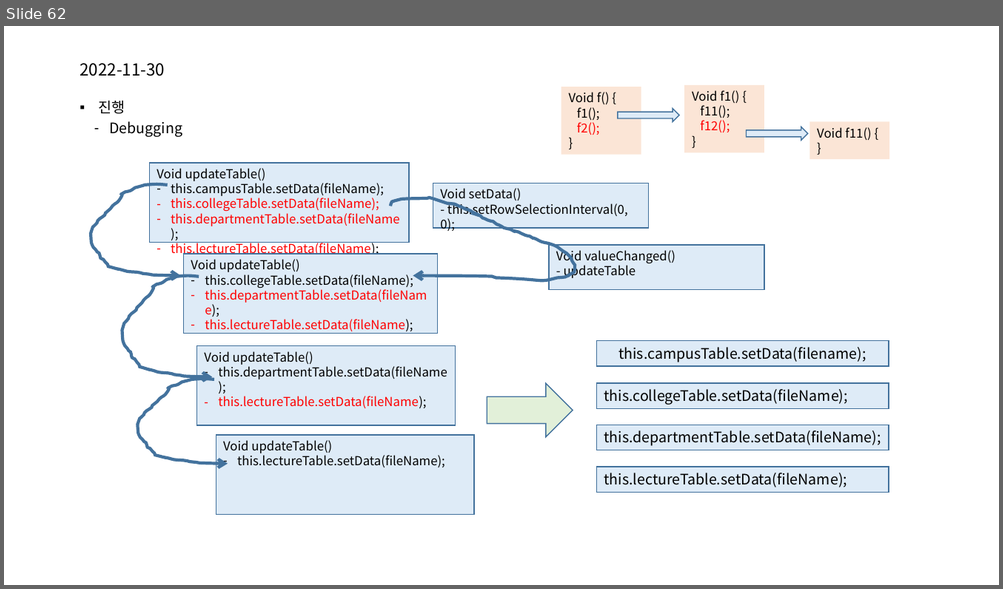
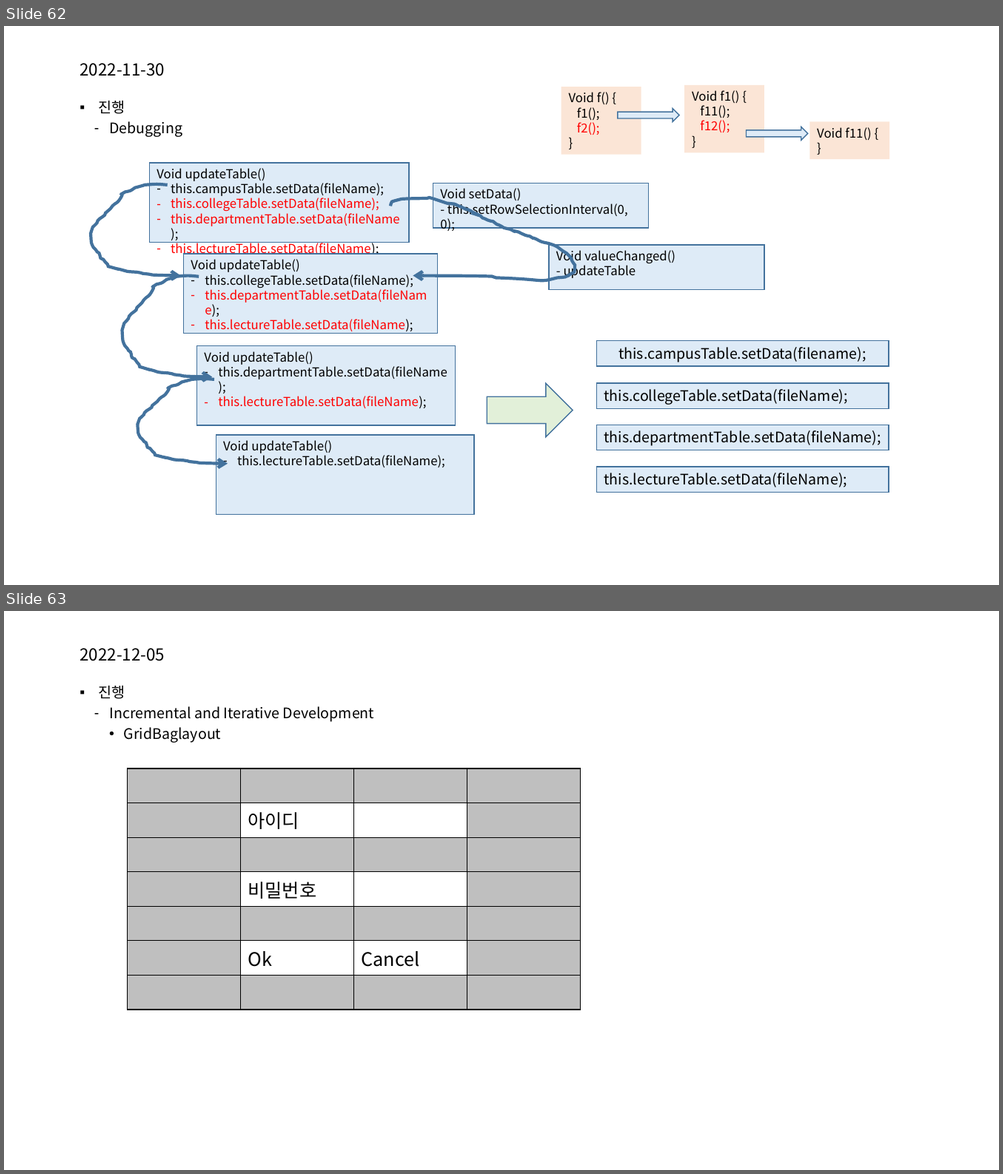
Before and after one commit to mjuclass/202202, a slide deck: SugangSincheong-A/객체지향프로그래밍-A.pptx. Shown one above the other, each under a label of ours: slide 62 before the commit, slides 62 and 63 after it. The pictures are 1003x589 and 1003x1174 pixels, drawn with LibreOffice and Linux fonts; fonts in the diff are those of the drawing. Boxes give left, top, right and bottom in pixels: in the first picture for what was removed or moved away, otherwise in the second. Text is boxed around its words. In the diff, an @@ line names an element or a change of style, - is before the commit and + after.

```diff
--- a/SugangSincheong-A/객체지향프로그래밍-A.pptx
+++ b/SugangSincheong-A/객체지향프로그래밍-A.pptx
@@ slide 63 added at <box>4,611,999,1170</box>, background #FFFFFF @@
@@ title added at <box>79,648,165,661</box>, 16 pt, text #000000 @@
+2022-12-05
@@ text added at <box>99,685,375,743</box>, 14 pt, text #000000 @@
+▪ 진행
+  ‐ Incremental and Iterative Development
+    • GridBaglayout
@@ table added at <box>127,769,580,980</box>, 7 rows, 4 columns @@
+ |  |  | 
+ | 아이디 |  | 
+ |  |  | 
+ | 비밀번호 |  | 
+ |  |  | 
+ | Ok | Cancel | 
+ |  |  | 
```
Also in this commit, not shown: 1 other slide added, 17 other files.
